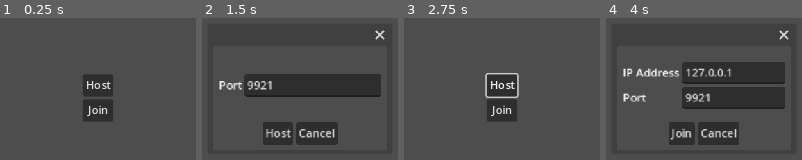
Above: before the commit, frames 1-4 (left to right).
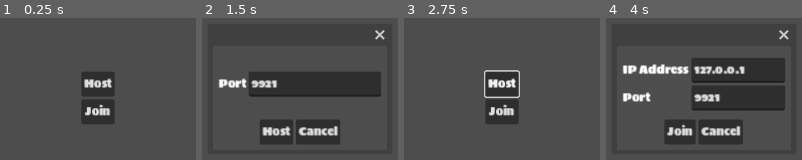
Above: after the commit, the same moments.

Repository: la-game/la-bh
Game: Godot game, scene res://src/screens/main/main.tscn
Two runs of this game, one before a commit and one after it. Both use one fixed random seed, a clock stepped at 60 frames per second and the inputs below.
Inputs (mouse positions are in pixels of both pictures, inside the frame that each line leads up to):
- Up to frame 1 (0.25 s): no input
- Up to frame 2 (1.5 s): tap Enter at 0.5 s; move the mouse to (outside the picture) at 0.52 s; hold D (move_right) 0.53-1.25 s; click "Host" at 1.25 s
- Up to frame 3 (2.75 s): click "Cancel" at 2 s
- Up to frame 4 (4 s): click "Join" at 2.75 s; move the mouse to (outside the picture) at 3.52 s; hold S (move_down) from 3.53 s (still down)

The runs differ from the first frame. In frame 1, 2.1% of the frame differs, in the area x 41-59%, y 38-75%; in frame 2, 5.8%; in frame 3, 2.9%; in frame 4, 12%, in the area x 8-93%, y 8-89%.

Commit message:
Change default font

Diff:
--- a/project.godot
+++ b/project.godot
@@ -28,6 +28,10 @@
 "res://src/singletons/": "pink",
 "res://src/statics/": "purple"
 }
+
+[gui]
+
+theme/custom_font="res://assets/fonts/sigmar/Sigmar-Regular.ttf"
 
 [input]
 
@@ -61,6 +65,5 @@
 
 [rendering]
 
-textures/canvas_textures/default_texture_filter=0
 renderer/rendering_method="gl_compatibility"
 renderer/rendering_method.mobile="gl_compatibility"
--- a/src/screens/main/host_window/host_window.tscn
+++ b/src/screens/main/host_window/host_window.tscn
@@ -2,11 +2,12 @@
 
 [ext_resource type="Script" path="res://src/screens/main/host_window/host_window.gd" id="1_3esus"]
 
-[node name="HostWindow" type="Window" node_paths=PackedStringArray("port_edit")]
+[node name="HostWindow" type="Window" node_paths=PackedStringArray("port_edit", "notification_dialog")]
 position = Vector2i(0, 36)
 size = Vector2i(250, 150)
 script = ExtResource("1_3esus")
 port_edit = NodePath("MarginContainer/VBoxContainer/GridContainer/PortEdit")
+notification_dialog = NodePath("NotificationDialog")
 
 [node name="MarginContainer" type="MarginContainer" parent="."]
 anchors_preset = 15
Not shown, added: assets/fonts/sigmar/OFL.txt
Binary file added: assets/fonts/sigmar/Sigmar-Regular.ttf
Not shown, added: assets/fonts/sigmar/Sigmar-Regular.ttf.import
